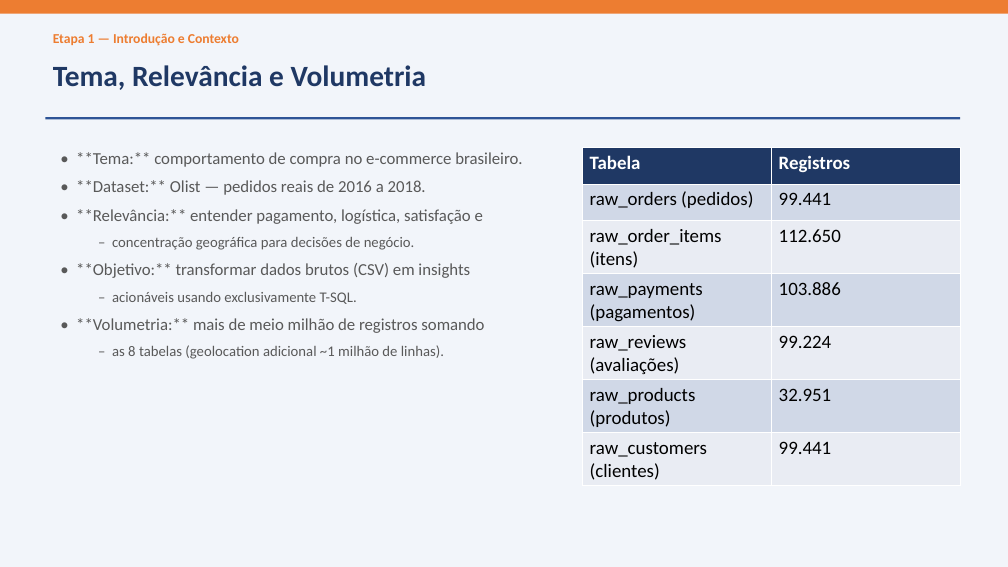
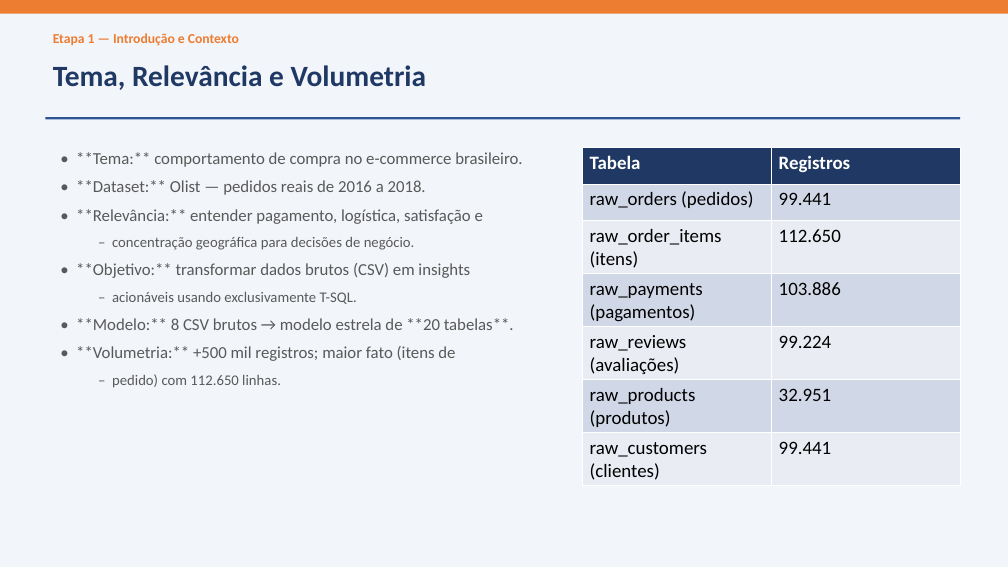
Before and after one commit to lukasrocharr/ETL-ECOMMERCE, a slide deck: slide 3 of analise_olist/Apresentacao_Olist.pptx. Drawn at 1008x567 pixels with LibreOffice and Linux fonts; fonts in the diff are those of the drawing. Boxes give left, top, right and bottom in pixels: in the first picture for what was removed or moved away, otherwise in the second. Text is boxed around its words. In the diff, an @@ line names an element or a change of style, - is before the commit and + after.

```diff
--- a/analise_olist/Apresentacao_Olist.pptx
+++ b/analise_olist/Apresentacao_Olist.pptx
@@ text at box(76, 318, 514, 388): text changed @@
-• **Volumetria:** mais de meio milhão de registros somando
-  – as 8 tabelas (geolocation adicional ~1 milhão de linhas).
+• **Modelo:** 8 CSV brutos → modelo estrela de **20 tabelas**.
+• **Volumetria:** +500 mil registros; maior fato (itens de
+  – pedido) com 112.650 linhas.
```
Also in this commit, not shown: 1 other slide changed, 2 slides added, 1 slide removed, 3 other files.
